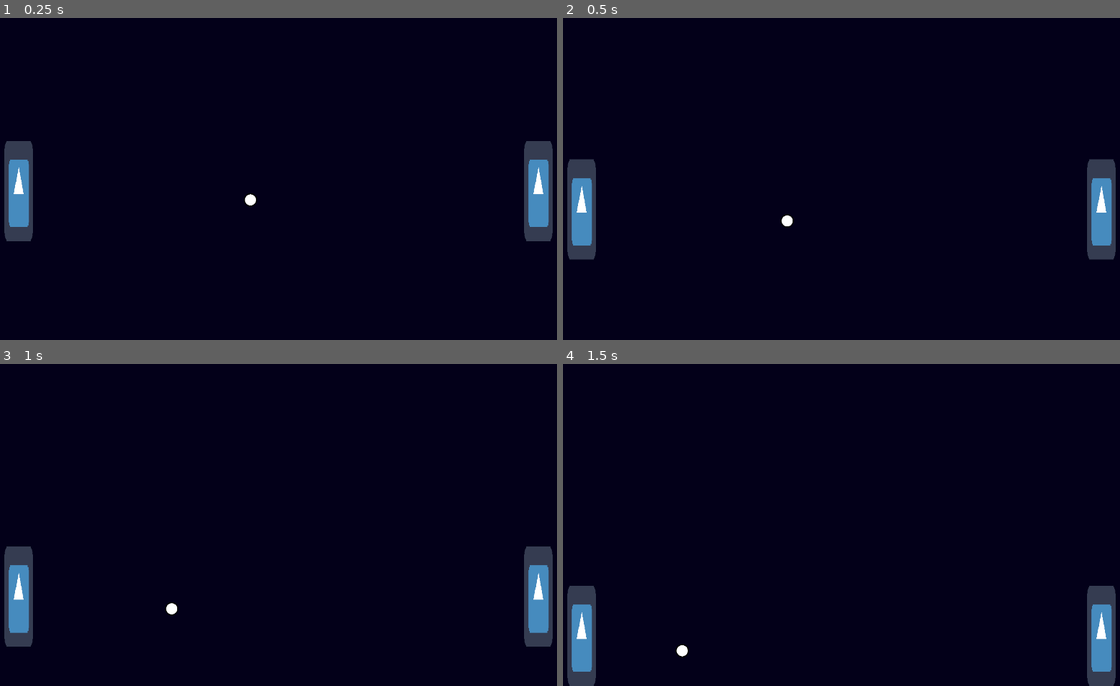
Above: before the commit, frames 1-4 (two rows, left to right).
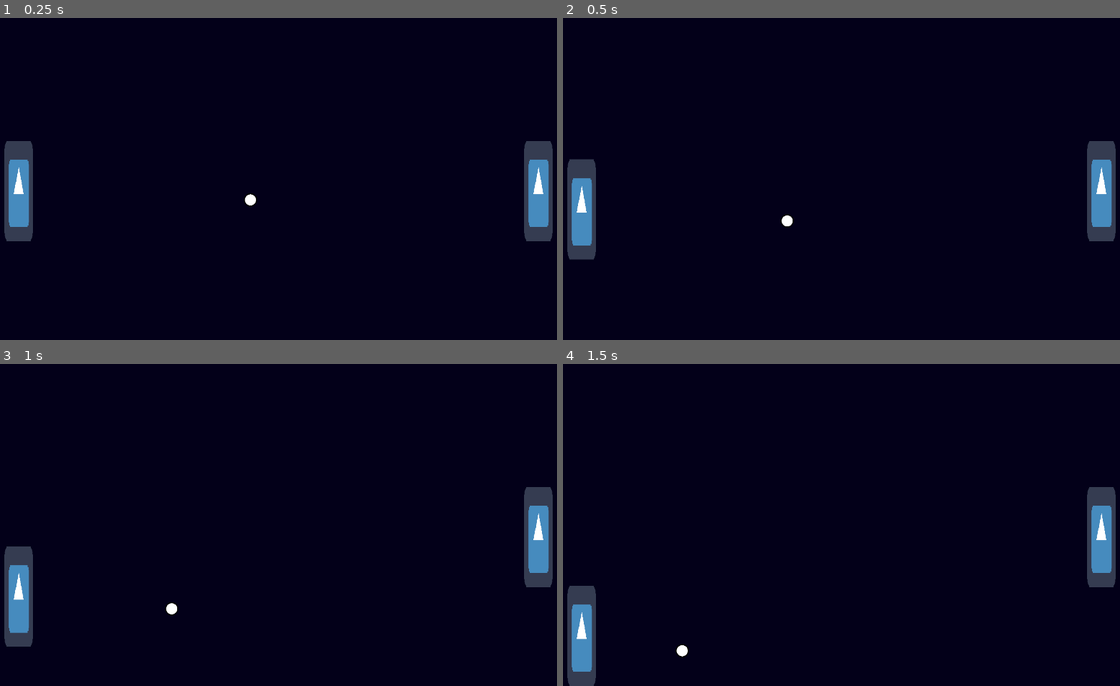
Above: after the commit, the same moments.

Repository: antronomo/GodoPong
Game: Godot game, scene res://Arena/Arena.tscn
Two runs of this game, one before a commit and one after it. Both use one fixed random seed, a clock stepped at 60 frames per second and the inputs below. The project has no main scene, so this scene is started directly. The engine's default icon, where the game draws it, is replaced by a stand-in: a white triangle on a blue panel in a dark square.
Inputs:
- Up to frame 1 (0.25 s): no input
- Up to frame 2 (0.5 s): no input
- Up to frame 3 (1 s): no input
- Up to frame 4 (1.5 s): no input

Frame 1 is identical in both runs. In frame 2, 1.1% of the frame differs, in the area x 94-100%, y 38-76%; in frame 3, 2.3%; in frame 4, 3.1%, in the area x 94-100%, y 38-100%.

Commit message:
he cambiado la forma en la que funciona al ventana, haciendo que se vea la arena sin importar su tamaño, también a cambiado la forma en que la pelota viaja al centro del campo al principio y el bot solo sigue la pelota cuando está en su mitad del campo

Diff:
--- a/Arena/Arena.gd
+++ b/Arena/Arena.gd
@@ -1,9 +1,9 @@
 extends Node
 
-onready var Screen_size = get_viewport().get_size_override()
+onready var game_size = $ColorRect.rect_size
 
 func _ready() -> void:
-	$Ball.position = Screen_size / 2
+	$Ball.position = game_size / 2
 
 func _on_Wall_left_body_exited(body:Node) -> void:
 	#Hacer que el jugador de la derecha adquiera un punto
@@ -15,6 +15,6 @@
 
 func body_exited(body:Node) -> void:
 	if body == $Ball:
-		body.position = Screen_size / 2
+		body.position = game_size / 2
 	else:
 		body.queue_free()
--- a/Player/Player.gd
+++ b/Player/Player.gd
@@ -4,6 +4,7 @@
 var vel : Vector2 = Vector2.ZERO
 
 onready var ball = get_parent().find_node("Ball")
+onready var s_size = get_parent().find_node("ColorRect")
 
 export var spd : int = 500
 export var p_name : String = "none"
@@ -22,18 +23,21 @@
 	#vel = vel.normalized()
 	move_and_collide(vel * spd * delta)
 
-func bot_movement(delta) -> void:
-	if abs(ball.position.y - position.y) > 25:
-		if ball.position.y > position.y: vel.y = 1
-		else: vel.y = -1
-	else: vel.y = 0
+func bot_movement() -> void:
+	vel.y = 0
+	if abs(ball.position.x - position.x) < s_size.rect_size.x / 2:
+		if abs(ball.position.y - position.y) > 25:
+			if ball.position.y > position.y:
+				vel.y = 1
+			else:
+				vel.y = -1
 	move_and_slide(vel * spd)
 
 func _physics_process(delta):
 	match p_name:
-			"player1":
-				movement(delta)
-			"player2":
-				movement(delta)
-			"bot":
-				bot_movement(delta)
+		"player1":
+			movement(delta)
+		"player2":
+			movement(delta)
+		"bot":
+			bot_movement()
--- a/project.godot
+++ b/project.godot
@@ -17,10 +17,13 @@
 
 window/size/width=1280
 window/size/height=720
+window/stretch/mode="viewport"
+window/stretch/aspect="keep"
 
 [global]
 
 pantalla=false
+window=false
 
 [input]
 
